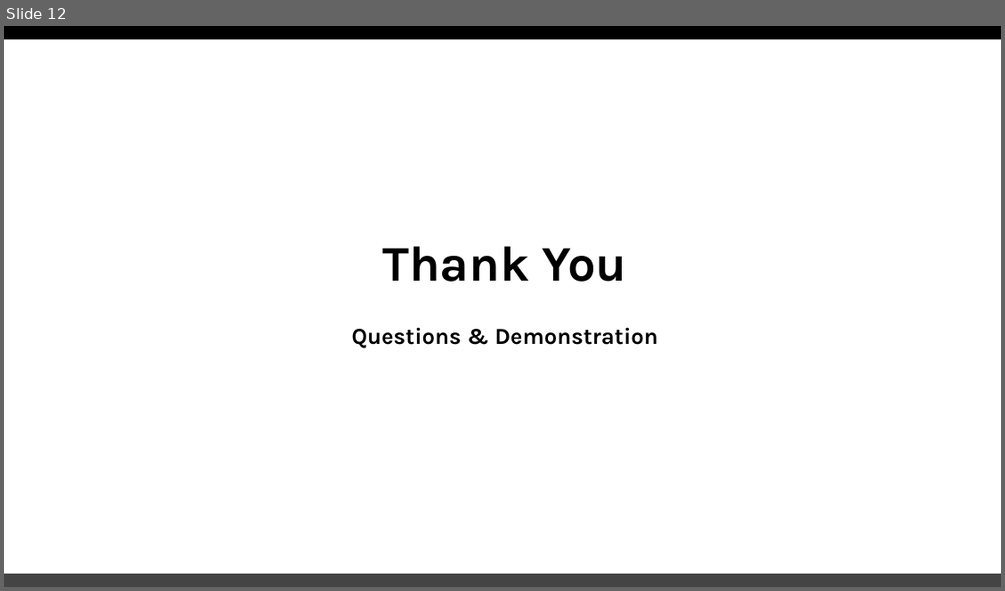
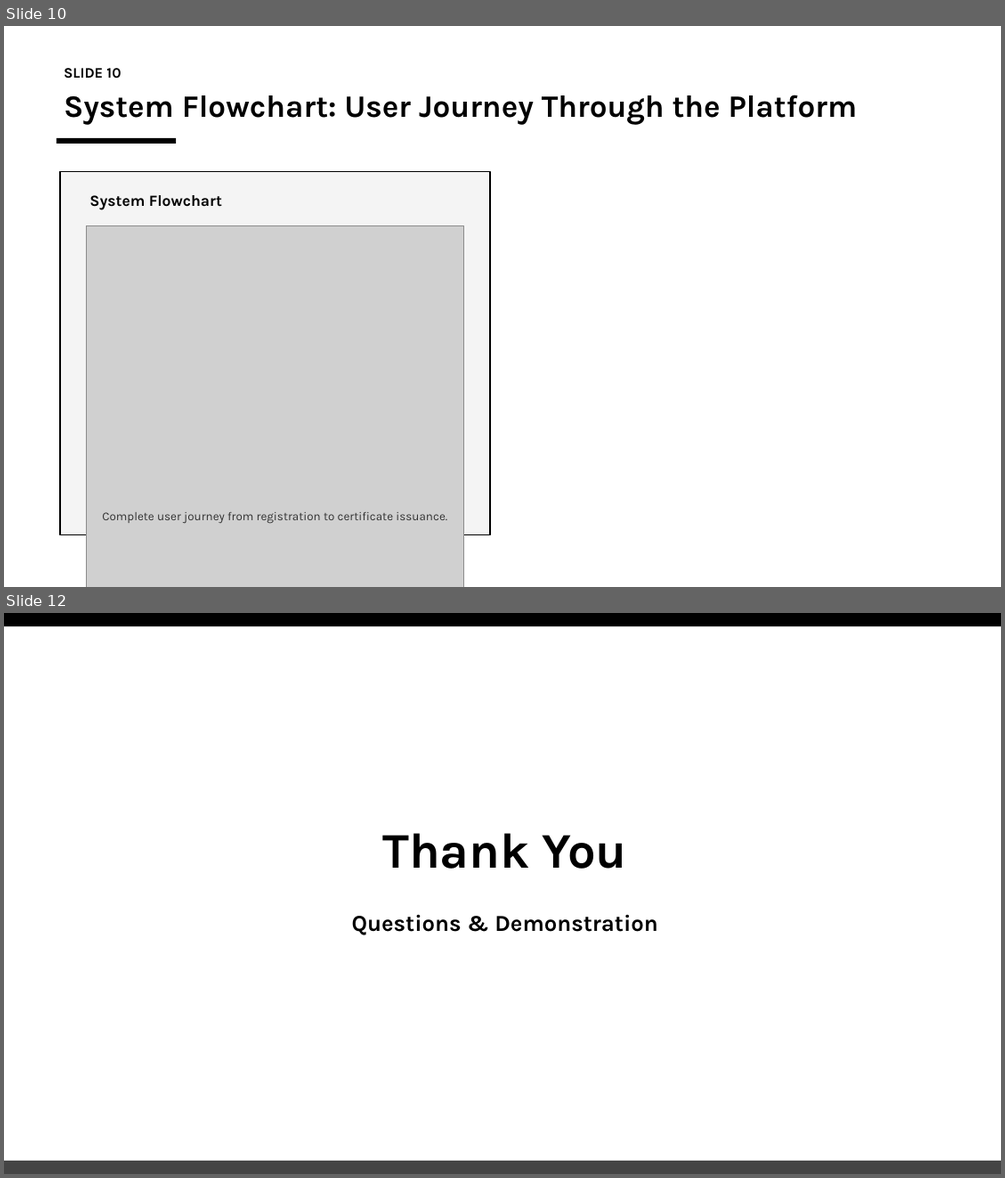
Before and after one commit to charlesfame33-web/IDS, a slide deck: mayor4code_Defence_Slides.pptx. Shown one above the other, each under a label of ours: slide 12 before the commit, slides 10 and 12 after it; the slides between them are not shown. The pictures are 1005x591 and 1005x1178 pixels, drawn with LibreOffice and Linux fonts; fonts in the diff are those of the drawing; grey boxes stand for pictures. Boxes give left, top, right and bottom in pixels: in the first picture for what was removed or moved away, otherwise in the second. Text is boxed around its words. In the diff, an @@ line names an element or a change of style, - is before the commit and + after.

Commit message:
chore: complete mayor4code — fix mockup, all_done stats, expand report to 65pp with flowchart, contributions, enhanced slides

```diff
--- a/mayor4code_Defence_Slides.pptx
+++ b/mayor4code_Defence_Slides.pptx
@@ slide 10 added at (x1=4, y1=26, x2=1001, y2=587), background #FFFFFF @@
@@ text added at (x1=64, y1=68, x2=121, y2=79), 14 pt, text #000000, bold @@
+SLIDE 10
@@ text added at (x1=64, y1=95, x2=858, y2=125), 30 pt, text #000000, bold @@
+System Flowchart: User Journey Through the Platform
@@ rectangle added at (x1=57, y1=138, x2=176, y2=143), fill #000000 @@
@@ rectangle added at (x1=60, y1=172, x2=490, y2=534), fill #F4F4F4, outline #000000 1 pt @@
@@ text added at (x1=89, y1=195, x2=222, y2=210), 15 pt, text #000000, bold @@
+System Flowchart
@@ picture added at (x1=86, y1=225, x2=464, y2=587) @@
@@ text added at (x1=102, y1=512, x2=447, y2=523), 11.5 pt, text #333333 @@
+Complete user journey from registration to certificate issuance.
```
Also in this commit, not shown: 8 slides changed, 1 slide removed, 7 other files.
